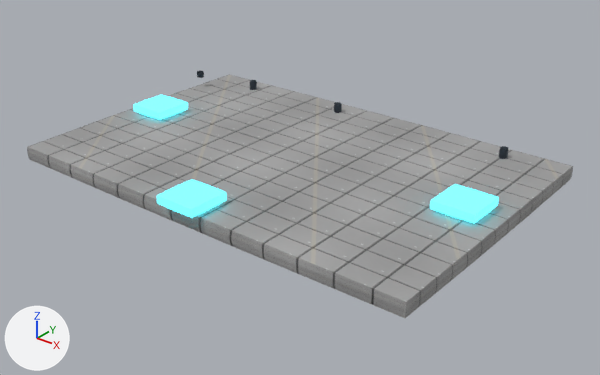
The Blender file assets/ships/parts/blender/greeble_nav_lights_authored.blend, before and after one commit.
The view is the same before and after, from a 50 mm lens placed at (5.28, -4.64, 2.74), pointed at (1.65, -0.1, -0.07). Every picture has the same lights, and +X, +Y and +Z are marked at lower left. The older version comes first.

Names of what the first picture shows: 'Nav_Base', 'greeble_nav_lights_Material_Accent_Merged' and 1 more.
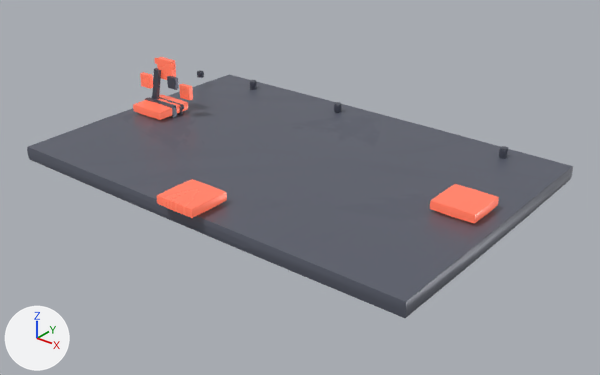
What differs and where, as boxes [x1, y1, x2, y2] in the pictures (600 x 375 px):
'Nav_Base', surface changed (darker): [27, 75, 573, 318] in both
'greeble_nav_lights_Material_Accent_Merged', surface changed: [133, 94, 499, 223] in both
'DET_strobe_housing', added: after [157, 57, 176, 80]
'DET_wire_channel', added: after [152, 68, 161, 99]
'DET_starboard_lens', added: after [179, 84, 193, 101]
'DET_port_lens', added: after [140, 72, 153, 89]
'DET_mount_flange', added: after [145, 97, 177, 118]
'DET_cavity_grime_vent', added: after [167, 76, 179, 90]
'DET_panel_line_emphasis', now drawn: after [159, 97, 184, 109]
'DET_edge_chamfer_band', added: after [155, 57, 175, 71]
'DET_micro_scratch_plate', now drawn: after [168, 101, 183, 115]

The change, as a list of edits to the scene's bpy script:
```text
Change mat_material_hull:
    remove # nodes: AmbientOcclusion, BsdfPrincipled, Math, NormalMap, OutputMaterial, SeparateColor, TexImage x3
    remove # uses the picture img_basecolor
    remove # uses the picture img_normal
    remove # uses the picture img_orm
    nodes: BsdfPrincipled, Mix, OutputMaterial, SeparateColor, TexImage
    colours: grey #616573
    uses the picture img_greeble_nav_lights_wear_mask_2k_jpg
Change mat_material_accent:
    remove # nodes: AmbientOcclusion, BsdfPrincipled, OutputMaterial
    remove # colours: cyan #59adb8, cyan #50d3e1
    nodes: BsdfPrincipled, Mix, OutputMaterial, SeparateColor, TexImage
    colours: red #f36c59, orange #ff7c59
    uses the picture img_greeble_nav_lights_wear_mask_2k_jpg
Add ob_det_edge_chamfer_band:
    ob_det_edge_chamfer_band = bpy.data.objects.new('DET_edge_chamfer_band', me_cube_011)  # a box spanning x -0.5..0.5, y -0.5..0.5, z -0.5..0.5; modifiers BEVEL, WEIGHTED_NORMAL
    ob_det_edge_chamfer_band.parent = ob_nav_base
    ob_det_edge_chamfer_band.location = (0.0, 0.085, 0.55)
    ob_det_edge_chamfer_band.rotation_euler = (0.0, 0.08, 0.0)  # degrees (0, 4.6, 0)
    ob_det_edge_chamfer_band.scale = (0.25, 0.012, 0.05)
Add ob_det_wire_channel:
    ob_det_wire_channel = bpy.data.objects.new('DET_wire_channel', me_cube_008)  # a box spanning x -0.5..0.5, y -0.5..0.5, z -0.5..0.5; modifiers BEVEL, WEIGHTED_NORMAL
    ob_det_wire_channel.parent = ob_nav_base
    ob_det_wire_channel.location = (-0.1, 0.05, 0.3)
    ob_det_wire_channel.rotation_euler = (0.0, 0.2, 0.0)  # degrees (0, 11, 0)
    ob_det_wire_channel.scale = (0.06, 0.03, 0.4)
Add ob_det_mount_flange:
    ob_det_mount_flange = bpy.data.objects.new('DET_mount_flange', me_cube_007)  # a box spanning x -0.5..0.5, y -0.5..0.5, z -0.5..0.5; modifiers BEVEL, WEIGHTED_NORMAL
    ob_det_mount_flange.parent = ob_nav_base
    ob_det_mount_flange.location = (0.0, 0.0, 0.05)
    ob_det_mount_flange.scale = (0.35, 0.05, 0.35)
Add ob_det_cavity_grime_vent:
    ob_det_cavity_grime_vent = bpy.data.objects.new('DET_cavity_grime_vent', me_cube_006)  # a box spanning x -0.5..0.5, y -0.5..0.5, z -0.5..0.5; modifiers BEVEL, WEIGHTED_NORMAL
    ob_det_cavity_grime_vent.parent = ob_nav_base
    ob_det_cavity_grime_vent.location = (0.2, -0.02, 0.45)
    ob_det_cavity_grime_vent.scale = (0.1, 0.035, 0.1)
Add ob_det_strobe_housing:
    ob_det_strobe_housing = bpy.data.objects.new('DET_strobe_housing', me_cube_011.copy())  # modifiers BEVEL, WEIGHTED_NORMAL
    ob_det_strobe_housing.parent = ob_nav_base
    ob_det_strobe_housing.location = (0.0, 0.1, 0.5)
    ob_det_strobe_housing.scale = (0.18, 0.05, 0.18)
Add ob_det_starboard_lens:
    ob_det_starboard_lens = bpy.data.objects.new('DET_starboard_lens', me_cube_011.copy())  # modifiers BEVEL, WEIGHTED_NORMAL
    ob_det_starboard_lens.parent = ob_nav_base
    ob_det_starboard_lens.location = (0.25, 0.08, 0.35)
    ob_det_starboard_lens.scale = (0.12, 0.04, 0.12)
Add ob_det_port_lens:
    ob_det_port_lens = bpy.data.objects.new('DET_port_lens', me_cube_011.copy())  # modifiers BEVEL, WEIGHTED_NORMAL
    ob_det_port_lens.parent = ob_nav_base
    ob_det_port_lens.location = (-0.25, 0.08, 0.35)
    ob_det_port_lens.scale = (0.12, 0.04, 0.12)
```
